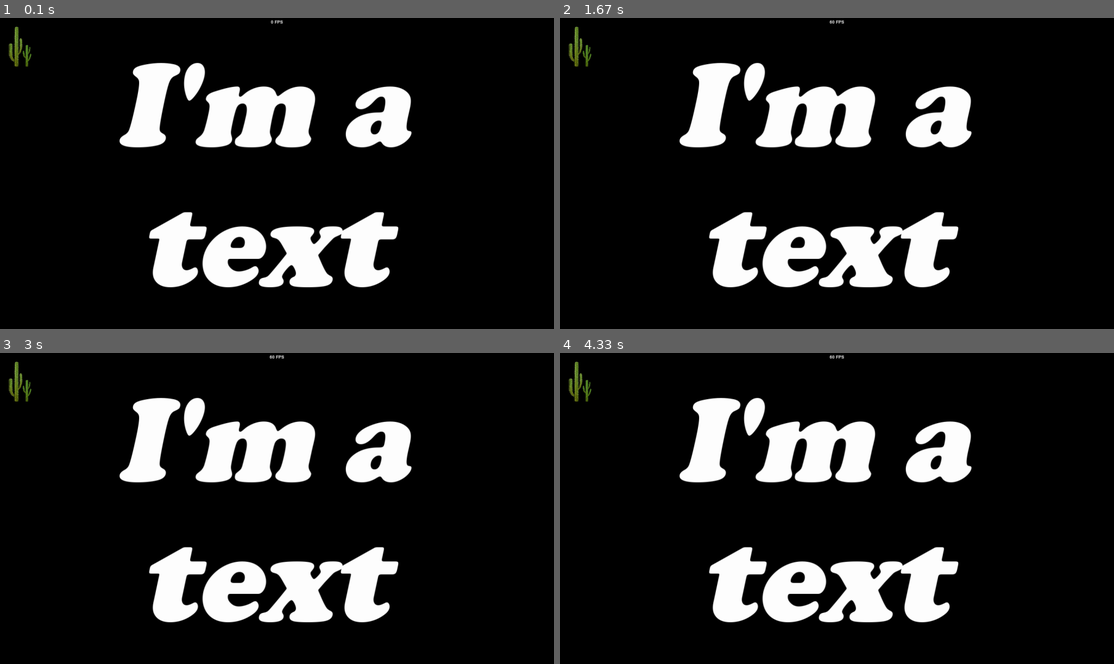
Above: before the commit, frames 1-4 (two rows, left to right).
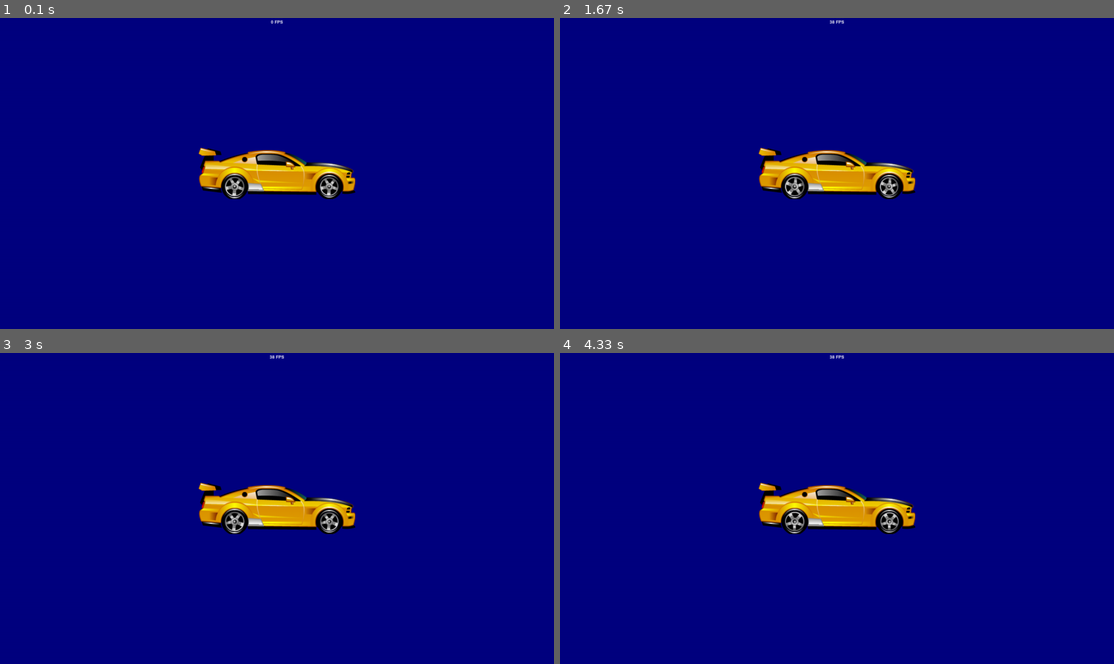
Above: after the commit, the same moments.

Repository: francis-clairicia/PyDiamond
Game: pygame game, started from main.py
Two runs of this game, one before a commit and one after it. Both use one fixed random seed, a clock stepped at 60 frames per second and the inputs below.
Inputs:
- Up to frame 1 (0.1 s): no input
- Up to frame 2 (1.67 s): no input
- Up to frame 3 (3 s): no input
- Up to frame 4 (4.33 s): no input

The runs differ from the first frame. In frame 1, 99% of the frame differs, in the area x 0-100%, y 0-100%; in frame 2, 99%; in frame 3, 99%; in frame 4, 99%.

Commit message:
[UPDATE] Upgraded path resolving for resource loading

Diff:
--- a/main.py
+++ b/main.py
@@ -1,6 +1,7 @@
 #!/usr/bin/env python3
 # -*- coding: Utf-8 -*
 
+from typing import Tuple
 from pygame.surface import Surface
 from my_pygame.text import Text
 from my_pygame.window import Window
@@ -10,7 +11,7 @@
 
 from my_pygame.shape import RectangleShape, PolygonShape, CircleShape, CrossShape
 from my_pygame.gradients import HorizontalGradientShape, RadialGradientShape, SquaredGradientShape, VerticalGradientShape
-from my_pygame.sprite import Sprite
+from my_pygame.sprite import AnimatedSprite, Sprite
 from my_pygame.colors import BLUE_DARK, TRANSPARENT, WHITE, RED, YELLOW
 from my_pygame.clock import Clock
 
@@ -178,9 +179,14 @@
 class MyResources(ResourceManager):
     cactus: Surface
     cooperblack: str
+    car: Tuple[Surface, ...]
     __resources_files__ = {
         "cactus": {"path": "files/img/cactus.png", "loader": ImageLoader},
         "cooperblack": {"path": "files/fonts/COOPBL.ttf", "loader": FontLoader},
+        "car": {
+            "path": [f"files/img/gameplay/voiture_7/{i + 1}.png" for i in range(10)],
+            "loader": ImageLoader,
+        },
     }
 
 
@@ -197,6 +203,22 @@
         self.window.clear()
         self.window.draw(self.cactus)
         self.window.draw(self.text)
+
+
+class AnimatedSpriteScene(Scene):
+    def __init__(self, window: Window) -> None:
+        super().__init__(window, framerate=120)
+        self.sprite: AnimatedSprite = AnimatedSprite(*MyResources.car)
+        self.sprite.start_animation(loop=True)
+        self.sprite.ratio = 20
+        self.sprite.center = window.center
+
+    def update(self) -> None:
+        self.sprite.update()
+
+    def draw(self) -> None:
+        self.window.clear(BLUE_DARK)
+        self.window.draw(self.sprite)
 
 
 def main() -> None:
@@ -207,7 +229,8 @@
     # w.scenes.push_on_top(AnimationScene(w))
     # w.scenes.push_on_top(GradientScene(w))
     # w.scenes.push_on_top(TextScene(w))
-    w.scenes.push_on_top(ResourceScene(w))
+    # w.scenes.push_on_top(ResourceScene(w))
+    w.scenes.push_on_top(AnimatedSpriteScene(w))
     w.mainloop()
 
 
--- a/my_pygame/resource.py
+++ b/my_pygame/resource.py
@@ -2,7 +2,7 @@
 
 from __future__ import annotations
 from re import split as re_split
-from typing import Any, Dict, Generic, Tuple, Type, TypeVar, TypedDict
+from typing import Any, Dict, Generic, List, Tuple, Type, TypeVar, TypedDict, Union
 from abc import ABCMeta, abstractmethod
 
 import pygame.image
@@ -52,8 +52,12 @@
         return self.filepath
 
 
+_ResourcePath = Union[str, List[Any], Tuple[Any, ...], Dict[Any, Any]]
+_ResourceLoader = Union[ResourceLoader[Any], Tuple[Any, ...], Dict[Any, Any]]
+
+
 class ResourcesFile(TypedDict):
-    path: str
+    path: _ResourcePath
     loader: Type[ResourceLoader[Any]]
 
 
@@ -67,8 +71,8 @@
 
     def __init__(cls, name: str, bases: Tuple[type, ...], namespace: Dict[str, Any], **extra: Any) -> None:
         super().__init__(name, bases, namespace, **extra)
-        cls.__resources_loader__: Dict[str, ResourceLoader[Any]] = {
-            name: file["loader"](file["path"]) for name, file in cls.__resources_files__.items()
+        cls.__resources_loader__: Dict[str, _ResourceLoader] = {
+            name: cls.__get_resources_loader(file["path"], file["loader"]) for name, file in cls.__resources_files__.items()
         }
 
     def __setattr__(cls, name: str, value: Any) -> None:
@@ -81,7 +85,7 @@
             resource_attribute: str = f"_{cls.__name__}__{name}"
             resource: Any
             if not hasattr(cls, resource_attribute):
-                resource = cls.__resources_loader__[name].load()
+                resource = cls.__load_all_resources(cls.__resources_loader__[name])
                 setattr(cls, resource_attribute, resource)
             else:
                 resource = getattr(cls, resource_attribute)
@@ -89,6 +93,26 @@
 
         return super().__getattribute__(name)
 
+    @staticmethod
+    def __get_resources_loader(path: _ResourcePath, loader: Type[ResourceLoader[Any]]) -> _ResourceLoader:
+        if isinstance(path, str):
+            return loader(path)
+        if isinstance(path, (list, tuple)):
+            return tuple(MetaResourceManager.__get_resources_loader(p, loader) for p in path)
+        if isinstance(path, dict):
+            return {key: MetaResourceManager.__get_resources_loader(value, loader) for key, value in path.items()}
+        raise TypeError(f"Unexpected path type: {repr(type(path).__name__)}")
+
+    @staticmethod
+    def __load_all_resources(resource_loader: _ResourceLoader) -> Any:
+        if isinstance(resource_loader, ResourceLoader):
+            return resource_loader.load()
+        if isinstance(resource_loader, tuple):
+            return tuple(MetaResourceManager.__load_all_resources(loader) for loader in resource_loader)
+        if isinstance(resource_loader, dict):
+            return {key: MetaResourceManager.__load_all_resources(value) for key, value in resource_loader.items()}
+        raise TypeError(f"Unexpected resourcel loader type: {repr(type(resource_loader).__name__)}")
+
 
 class ResourceManager(metaclass=MetaResourceManager):
     __resources_files__: Dict[str, ResourcesFile]
--- a/my_pygame/sprite.py
+++ b/my_pygame/sprite.py
@@ -99,7 +99,7 @@
         self.__list: List[Surface] = [self.default_image, *(i.copy() for i in images)]
         self.__sprite_idx: int = 0
         self.__clock: Clock = Clock()
-        self.__wait_time: float = 0
+        self.__wait_time: float = 10
         self.__animation: bool = False
         self.__loop: bool = False
 
